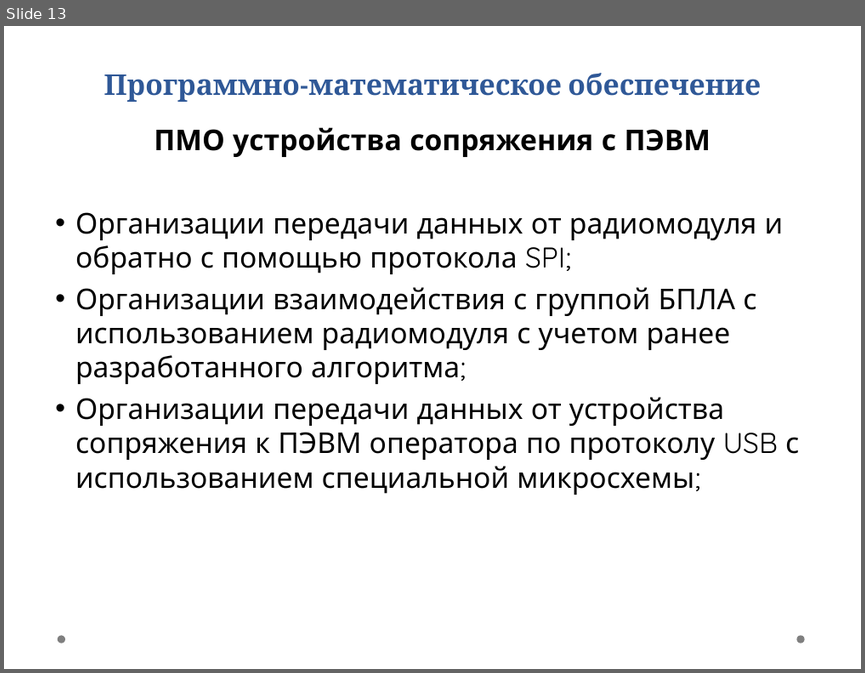
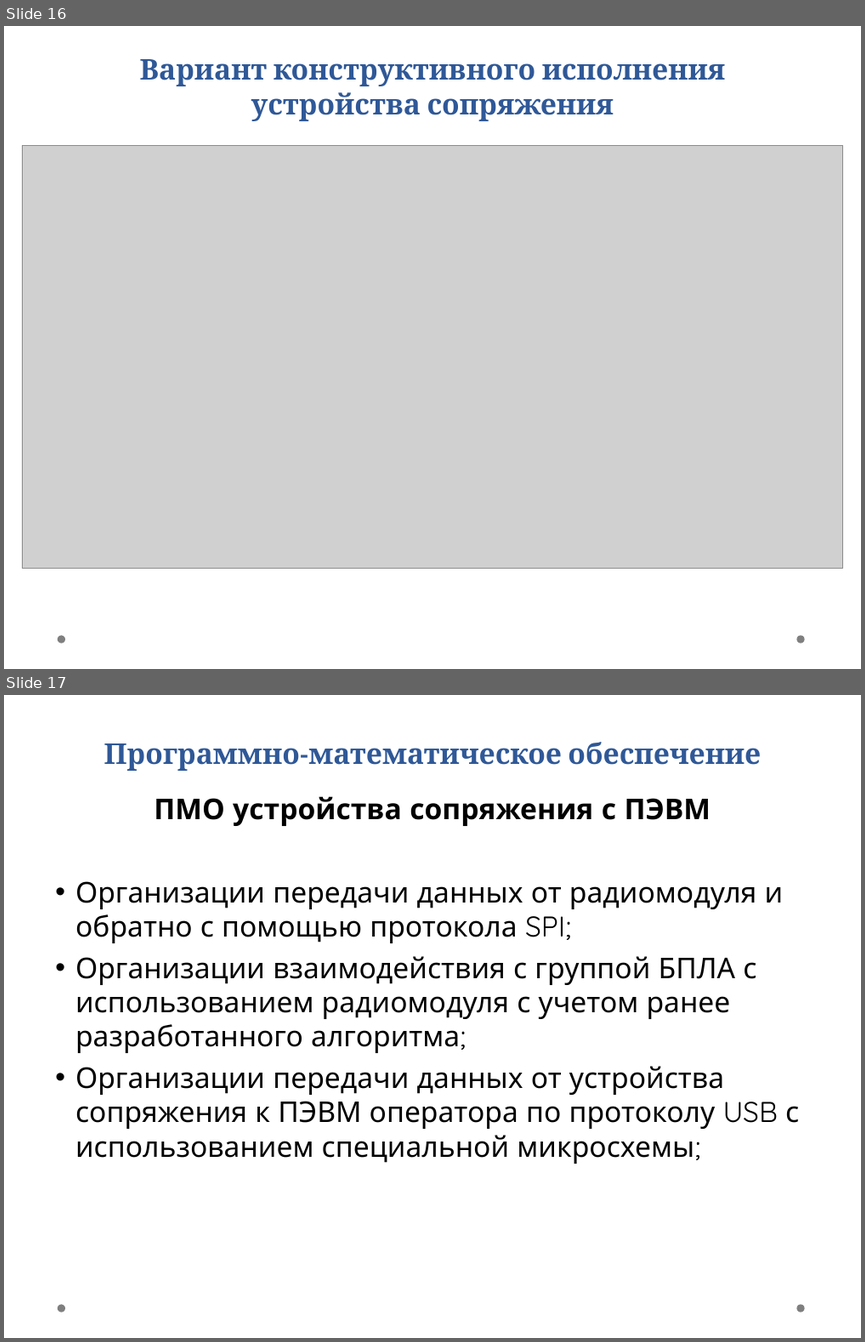
Before and after one commit to Farades/diplom, a slide deck: doc/Мацепура.ppt. Shown one above the other, each under a label of ours: slide 13 before the commit, slides 16 and 17 after it. The pictures are 865x673 and 865x1342 pixels, drawn with LibreOffice and Linux fonts; fonts in the diff are those of the drawing; grey boxes stand for pictures; background and template pictures are left out. Boxes give left, top, right and bottom in pixels: in the first picture for what was removed or moved away, otherwise in the second. Text is boxed around its words. In the diff, an @@ line names an element or a change of style, - is before the commit and + after.

```diff
--- a/doc/Мацепура.ppt
+++ b/doc/Мацепура.ppt
@@ slide 16 added at bbox=[4, 26, 861, 669], background picture (left out); not listed: 2 template elements that a slide beside it also shows @@
@@ title added at bbox=[140, 59, 726, 121], 24 pt, text #2F5897, bold @@
+Вариант конструктивного исполнения устройства сопряжения
@@ picture added at bbox=[23, 146, 843, 568] @@
@@ what was slide 13 is now slide 17 @@
```
Also in this commit, not shown: 2 slides changed, 6 other slides added, 1 slide removed, 4 other files.
